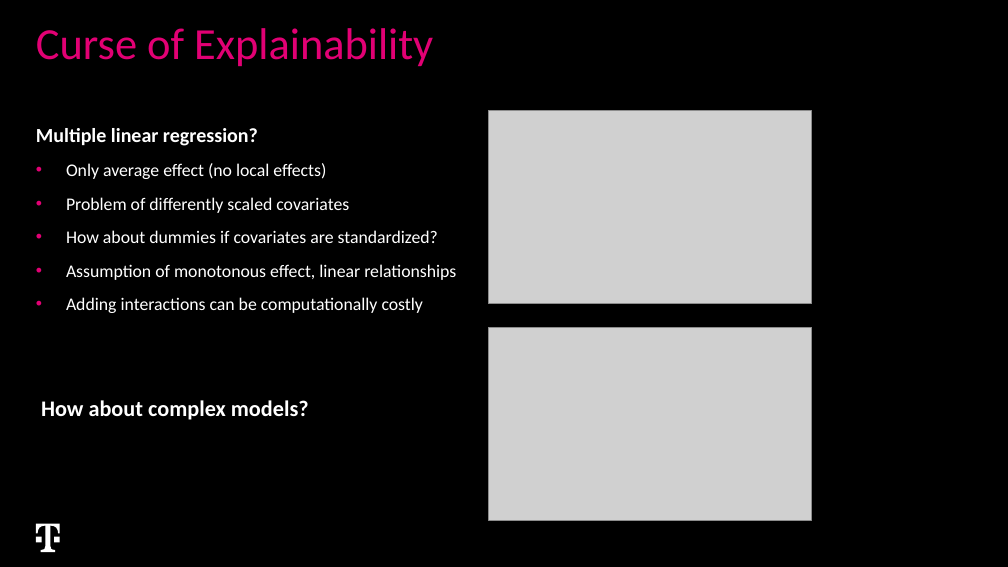
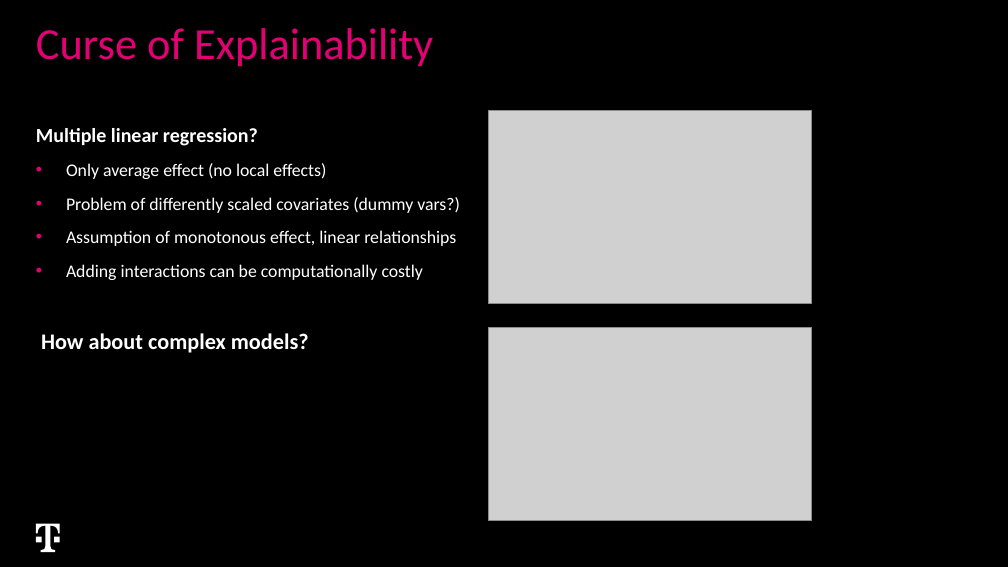
Before and after one commit to VondracekS/ExplainabilityExchange, a slide deck: slide 3 of ExplainerDahboards_AIS_KnowledgeExchange.pptx (slide 2 before the commit). Drawn at 1008x567 pixels with LibreOffice and Linux fonts; fonts in the diff are those of the drawing; grey boxes stand for pictures; background and template pictures are left out. Boxes give left, top, right and bottom in pixels: in the first picture for what was removed or moved away, otherwise in the second. Text is boxed around its words. In the diff, an @@ line names an element or a change of style, - is before the commit and + after.

```diff
--- a/ExplainerDahboards_AIS_KnowledgeExchange.pptx
+++ b/ExplainerDahboards_AIS_KnowledgeExchange.pptx
@@ text at bbox=[66, 197, 460, 213]: text changed @@
-• Problem of differently scaled covariates
-• How about dummies if covariates are standardized?
+• Problem of differently scaled covariates (dummy vars?)
```
Also in this commit, not shown: 3 other slides changed, 4 slides added, 1 slide removed, 3 other files.
